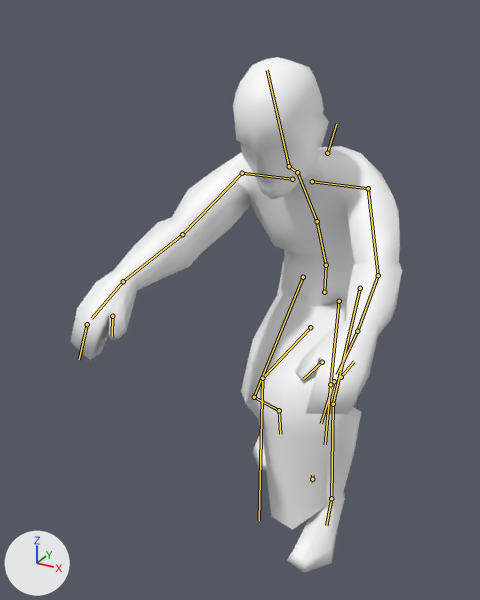
Two versions of the Blender file _assets/Blender/ANIM_BikeRiding_BAK.blend, one commit apart.
Camera for both pictures: a camera (50 mm lens) standing at (39.5, -102.1, 101.9) and looking at (-6.6, -18.3, 60.1). The axes (+X, +Y, +Z) are drawn at lower left. The lights are the same throughout. Both versions are drawn at frame 40 of the action 'BikAction'; the numbers are the values there. The bones that bend it are drawn over the model as lines.

The first picture shows 'Body'.
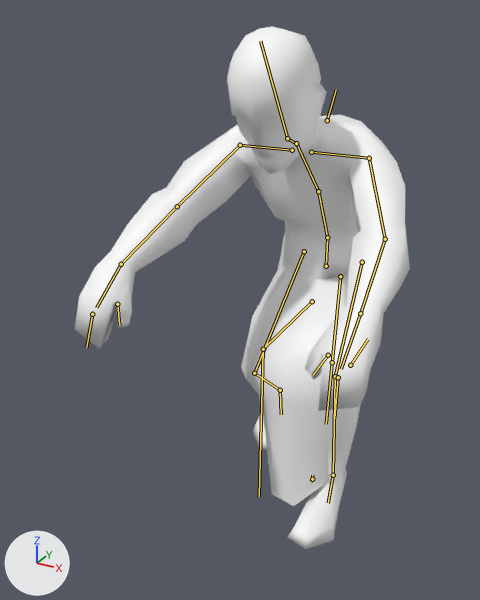
Pixel boxes (x1, y1, x2, y2) of what changed, in the pictures (480 x 600 px):
'Body', posed: before (70, 57, 402, 573); after (75, 26, 410, 549)
bone 'Bip01_Pelvis', root to tip: before (324, 292) to (326, 265); after (326, 266) to (327, 237)
bone 'Bip01_Spine1', root to tip: before (317, 221) to (297, 172); after (318, 191) to (296, 143)
bone 'Bip01_L_UpperArm', root to tip: before (368, 188) to (378, 275); after (369, 158) to (385, 239)
bone 'Bip01_L_Forearm', root to tip: before (378, 275) to (357, 331); after (385, 239) to (360, 313)
bone 'Bip01_L_Hand', root to tip: before (357, 331) to (337, 374); after (360, 313) to (341, 369)
bone 'Bip01_R_UpperArm', root to tip: before (242, 173) to (182, 234); after (240, 145) to (177, 206)
bone 'Bip01_R_Forearm', root to tip: before (182, 234) to (123, 281); after (177, 206) to (121, 264)
bone 'Bip01_R_Hand', root to tip: before (123, 281) to (91, 318); after (121, 264) to (96, 307)

The change in detail:
Bone 'Bip01_Pelvis' (bone_bip01_pelvis) moves from (0.0, -10.0, 0.0) to (0.0, -5.0, 0.0).
Bone 'Bip01_Spine1' (bone_bip01_spine1) turns from (0, 0, -17) to (0, 0, -22) degrees about its own x, y and z.
Bone 'Bip01_L_UpperArm' (bone_bip01_l_upperarm) turns from (-9, 1, 74) to (-19, -5, 72) degrees about its own x, y and z.
Bone 'Bip01_L_Forearm' (bone_bip01_l_forearm) turns from (-38, -4, 5) to (-18, 12, 5) degrees about its own x, y and z.
Bone 'Bip01_L_Hand' (bone_bip01_l_hand) turns from (12, 8, 3) to (15, 9, -1) degrees about its own x, y and z.
Bone 'Bip01_R_UpperArm' (bone_bip01_r_upperarm) turns from (16, 1, 75) to (19, 6, 73) degrees about its own x, y and z.
Bone 'Bip01_R_Forearm' (bone_bip01_r_forearm) turns from (25, -1, 4) to (17, -15, 5) degrees about its own x, y and z.
Bone 'Bip01_R_Hand' (bone_bip01_r_hand) turns from (-9, -6, 2) to (-15, -8, 3) degrees about its own x, y and z.
